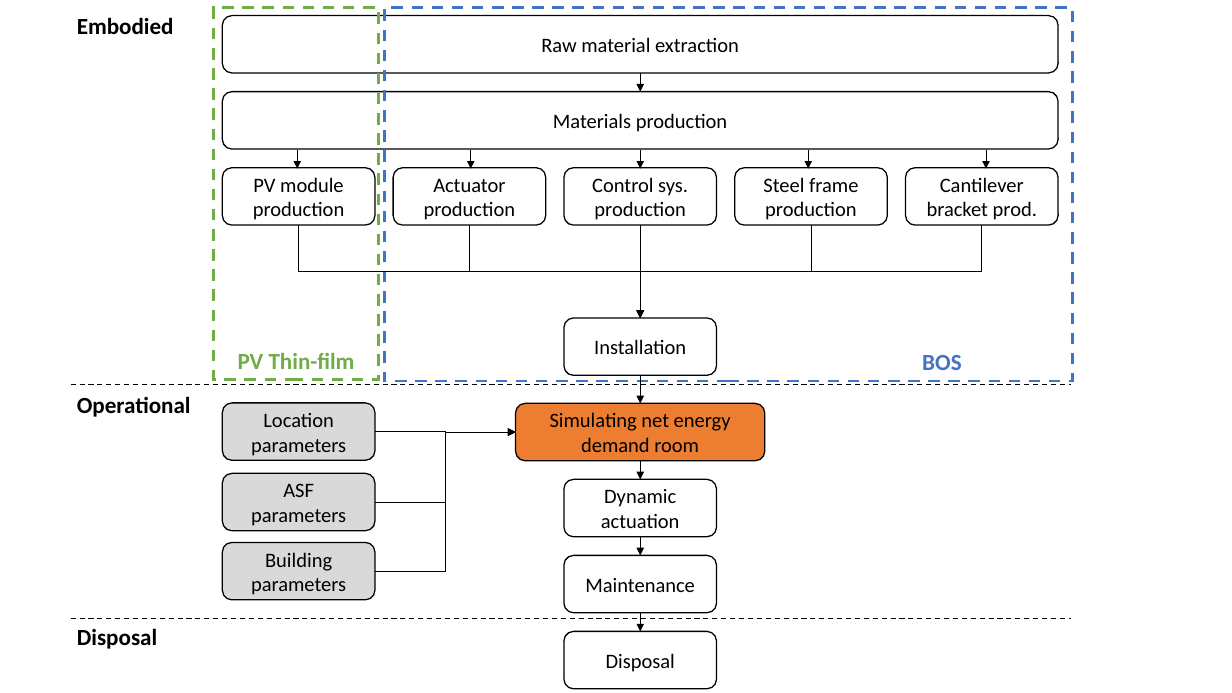
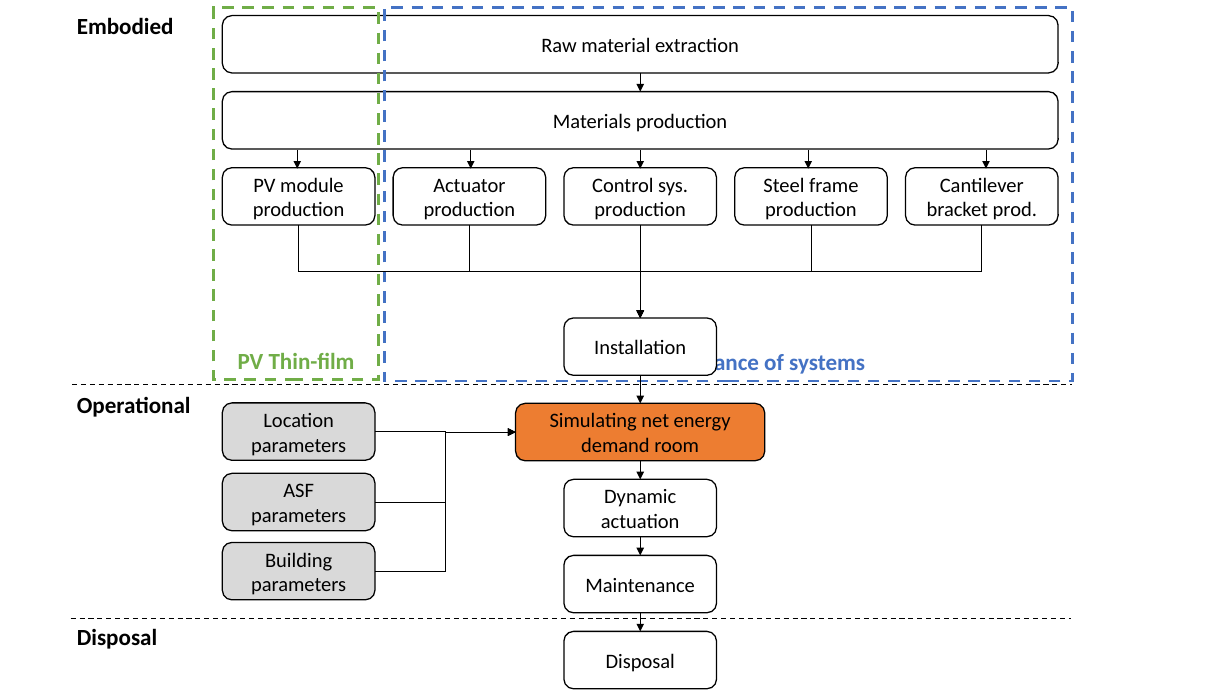
Before and after one commit to architecture-building-systems/LCA_Paper, a slide deck: slide 4 of elsarticle/Images/Flowchart.pptx. Drawn at 1232x693 pixels with LibreOffice and Linux fonts; fonts in the diff are those of the drawing. Boxes give left, top, right and bottom in pixels: in the first picture for what was removed or moved away, otherwise in the second. Text is boxed around its words. In the diff, an @@ line names an element or a change of style, - is before the commit and + after.

```diff
--- a/elsarticle/Images/Flowchart.pptx
+++ b/elsarticle/Images/Flowchart.pptx
@@ text in rectangle at (x1=684, y1=350, x2=865, y2=376): text changed @@
-BOS
+Balance of systems
```
Also in this commit, not shown: 1 other file.
